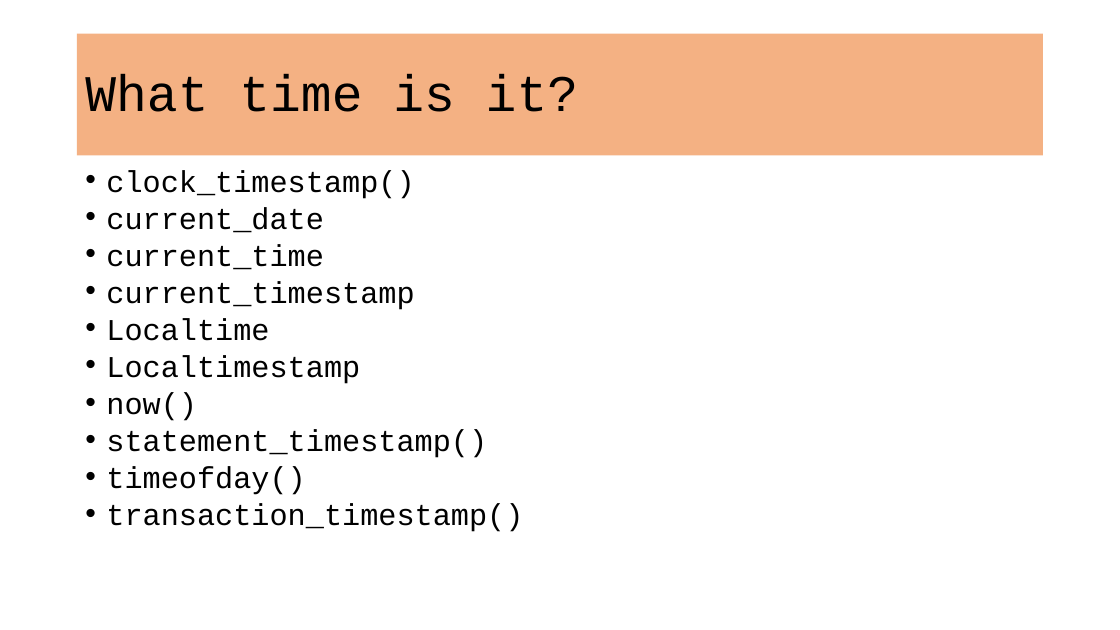
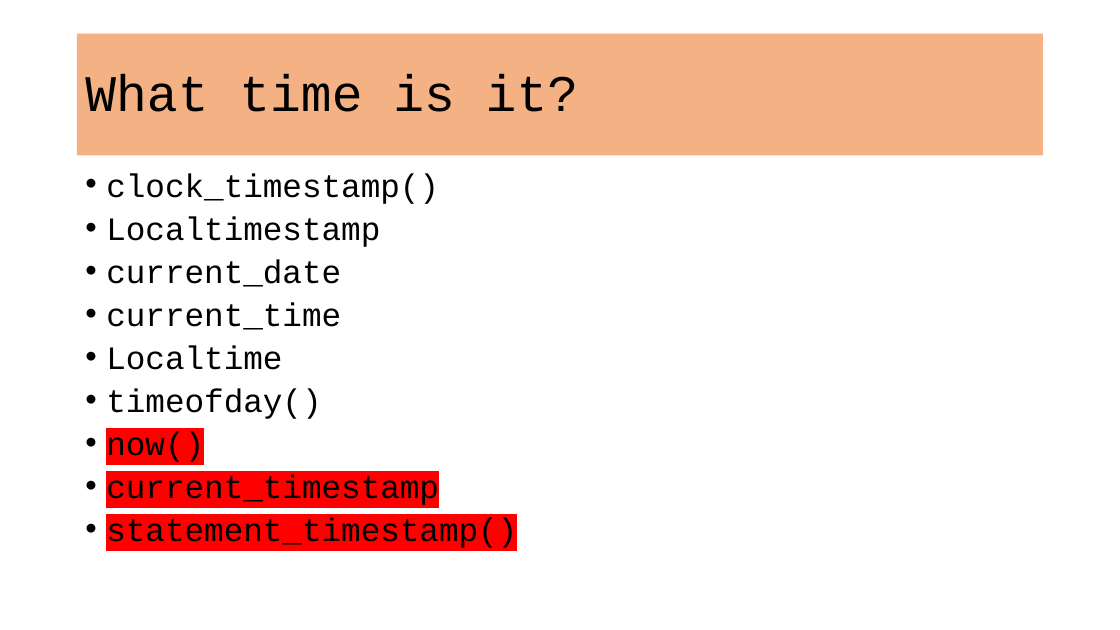
Before and after one commit to VadimAcosta/timestamps_and_intervals, a slide deck: slide 23 of times_and_dates.pptx (slide 14 before the commit). Drawn at 1120x630 pixels with LibreOffice and Linux fonts; fonts in the diff are those of the drawing. Boxes give left, top, right and bottom in pixels: in the first picture for what was removed or moved away, otherwise in the second. Text is boxed around its words. In the diff, an @@ line names an element or a change of style, - is before the commit and + after.

```diff
--- a/times_and_dates.pptx
+++ b/times_and_dates.pptx
@@ text at [106,173,517,548]: size 25.9 to 28 pt in "clock_timestamp()", "current_date", "current_time", "current_timestamp" and 1 more places; highlight none to #FF0000 in "current_timestamp", "statement_timestamp()"; line spacing 0.7 to 0.8 @@
@@ text at [106,216,380,247]: paragraph added @@
+• Localtimestamp
@@ text at [106,318,360,421]: paragraphs removed @@
-• Localtime
-• Localtimestamp
-• now()
@@ text at [106,345,321,462]: paragraphs added @@
+• Localtime
+• timeofday()
+• now()
@@ text at [106,467,523,532]: paragraphs removed @@
-• timeofday()
-• transaction_timestamp()
```
Also in this commit, not shown: 7 other slides changed, 15 slides added, 2 slides removed.
